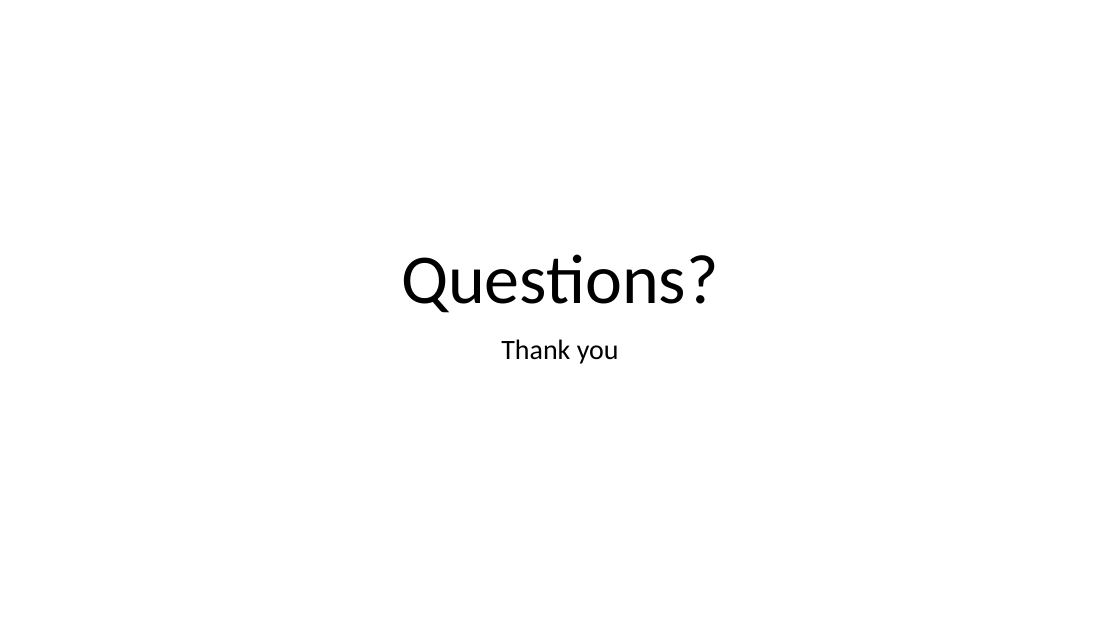
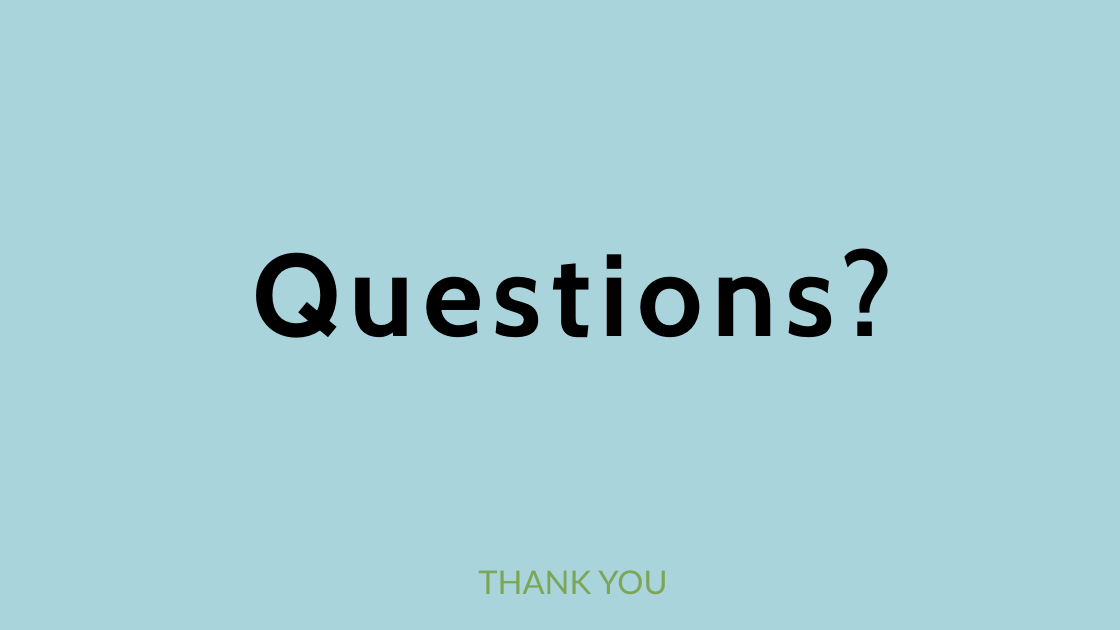
Before and after one commit to look4pritam/GPU-Computation, a slide deck: slide 20 of Presentations/GPU.pptx (slide 13 before the commit). Drawn at 1120x630 pixels with LibreOffice and Linux fonts; fonts in the diff are those of the drawing. Boxes give left, top, right and bottom in pixels: in the first picture for what was removed or moved away, otherwise in the second. Text is boxed around its words. In the diff, an @@ line names an element or a change of style, - is before the commit and + after.

```diff
--- a/Presentations/GPU.pptx
+++ b/Presentations/GPU.pptx
@@ background #FFFFFF to #A9D4DB @@
@@ title "Questions?": place and size @@
-title "Questions?" at (401,254,719,313)
+title "Questions?" at (252,248,893,338)
@@ title "Questions?" at (252,248,893,338): size 60 to 100 pt, font Calibri to Cabin, letter spacing 0 to 8 pt, bold on; line spacing 0.9 to 0.8; vertical alignment bottom to middle @@
@@ subtitle "THANK YOU" at (478,570,667,594): vertical alignment top to middle @@
@@ subtitle at (478,570,667,594): text changed; size 24 to 28 pt; font Calibri to Lato; text colour #000000 to #7CA655 @@
-Thank you
+THANK YOU
```
Also in this commit, not shown: 9 other slides changed, 10 slides added, 3 slides removed.
